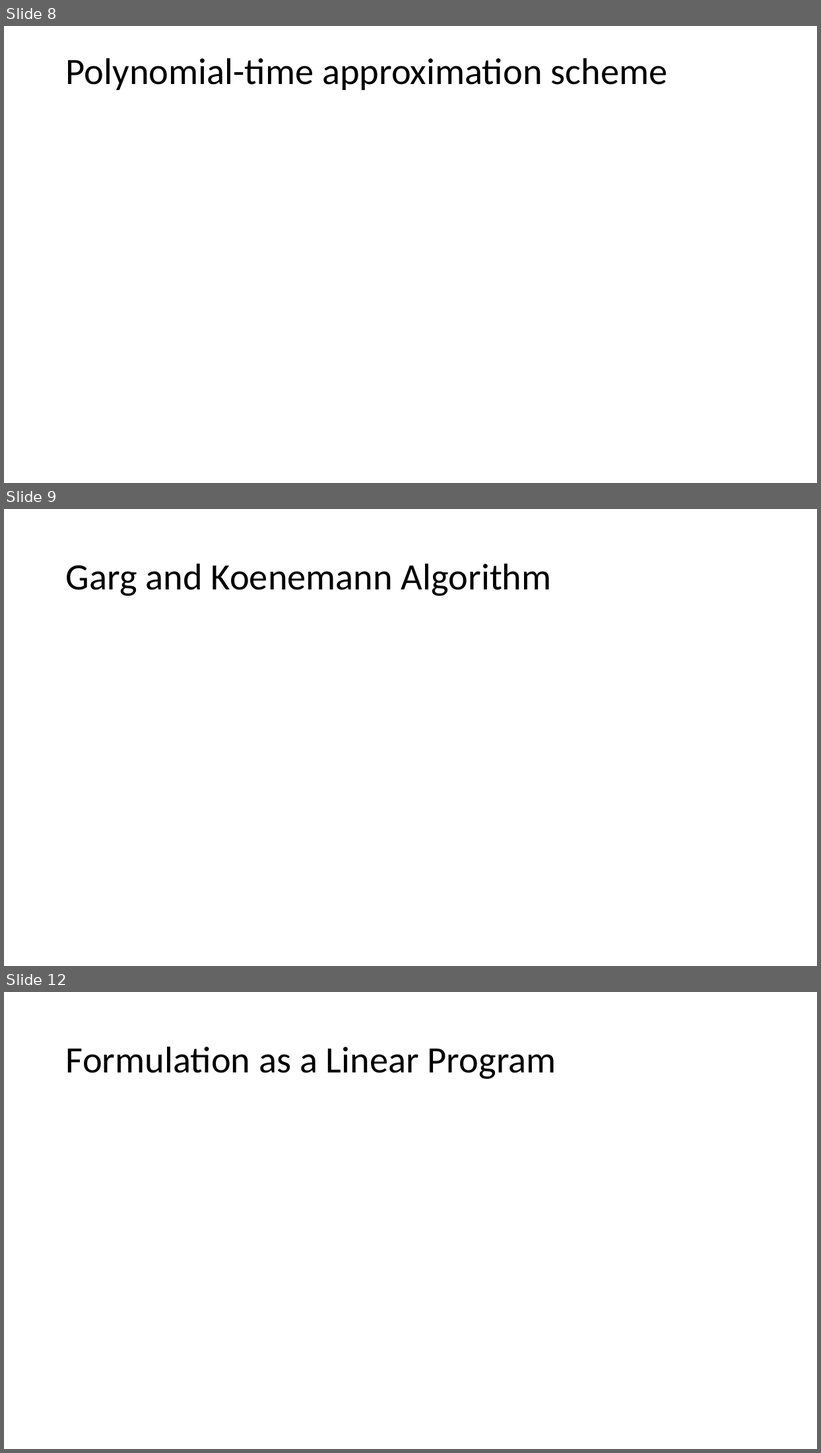
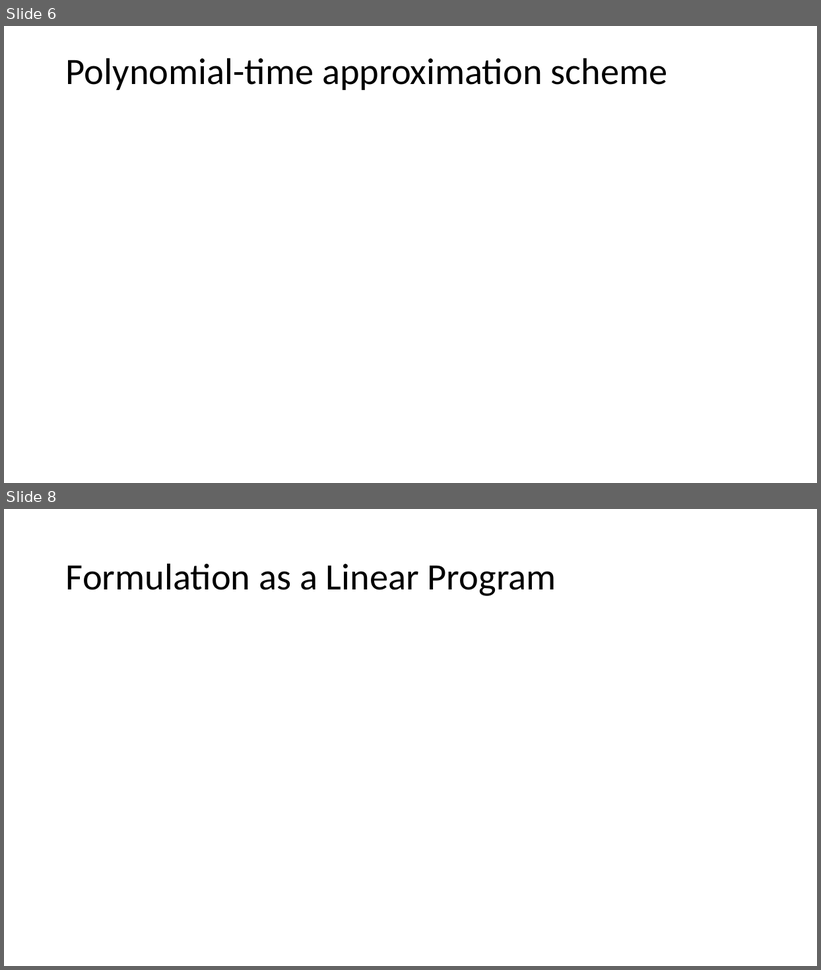
Before and after one commit to Speedphil544/Vortrag, a slide deck: MMCFP.pptx. Shown one above the other, each under a label of ours: slides 8, 9 and 12 before the commit, slides 6 and 8 after it; the slides between them are not shown. The pictures are 821x1453 and 821x970 pixels, drawn with LibreOffice and Linux fonts; fonts in the diff are those of the drawing; grey boxes stand for pictures. Boxes give left, top, right and bottom in pixels: in the first picture for what was removed or moved away, otherwise in the second. Text is boxed around its words. In the diff, an @@ line names an element or a change of style, - is before the commit and + after.

```diff
--- a/MMCFP.pptx
+++ b/MMCFP.pptx
@@ slide 9 removed at [4,509,817,966], background #FFFFFF @@
@@ title removed at [66,563,552,596] @@
-Garg and Koenemann Algorithm
@@ what was slide 8 is now slide 6 @@
@@ what was slide 12 is now slide 8 @@
```
Also in this commit, not shown: 6 slides changed, 2 slides added, 7 other slides removed.
